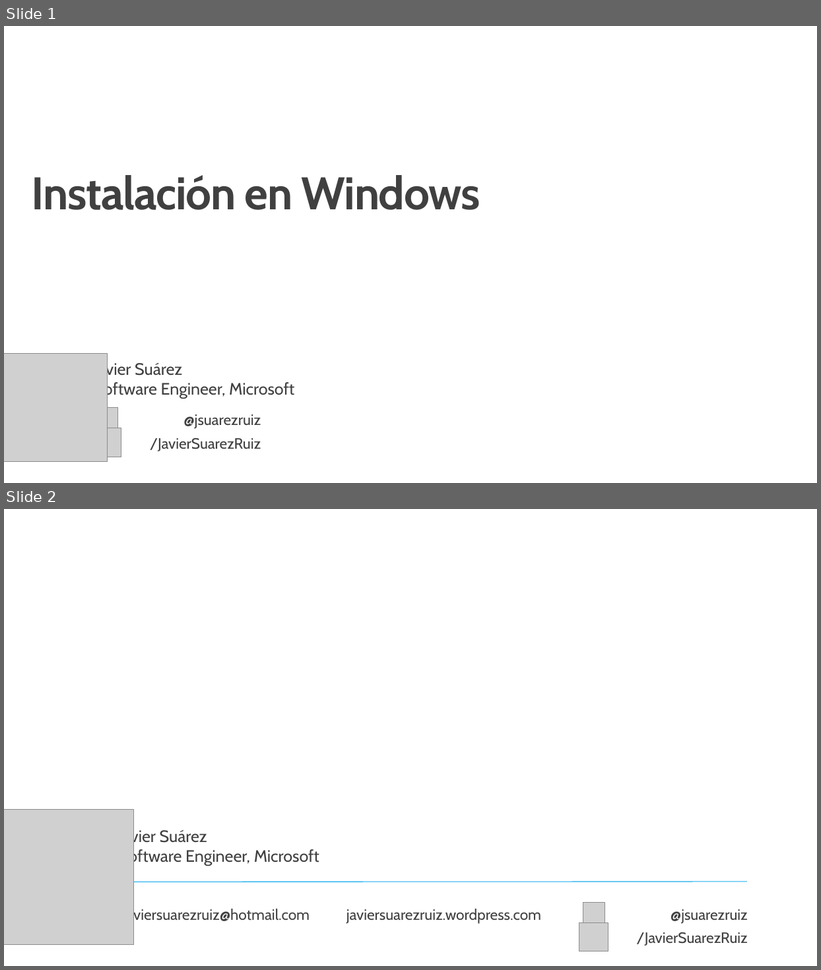
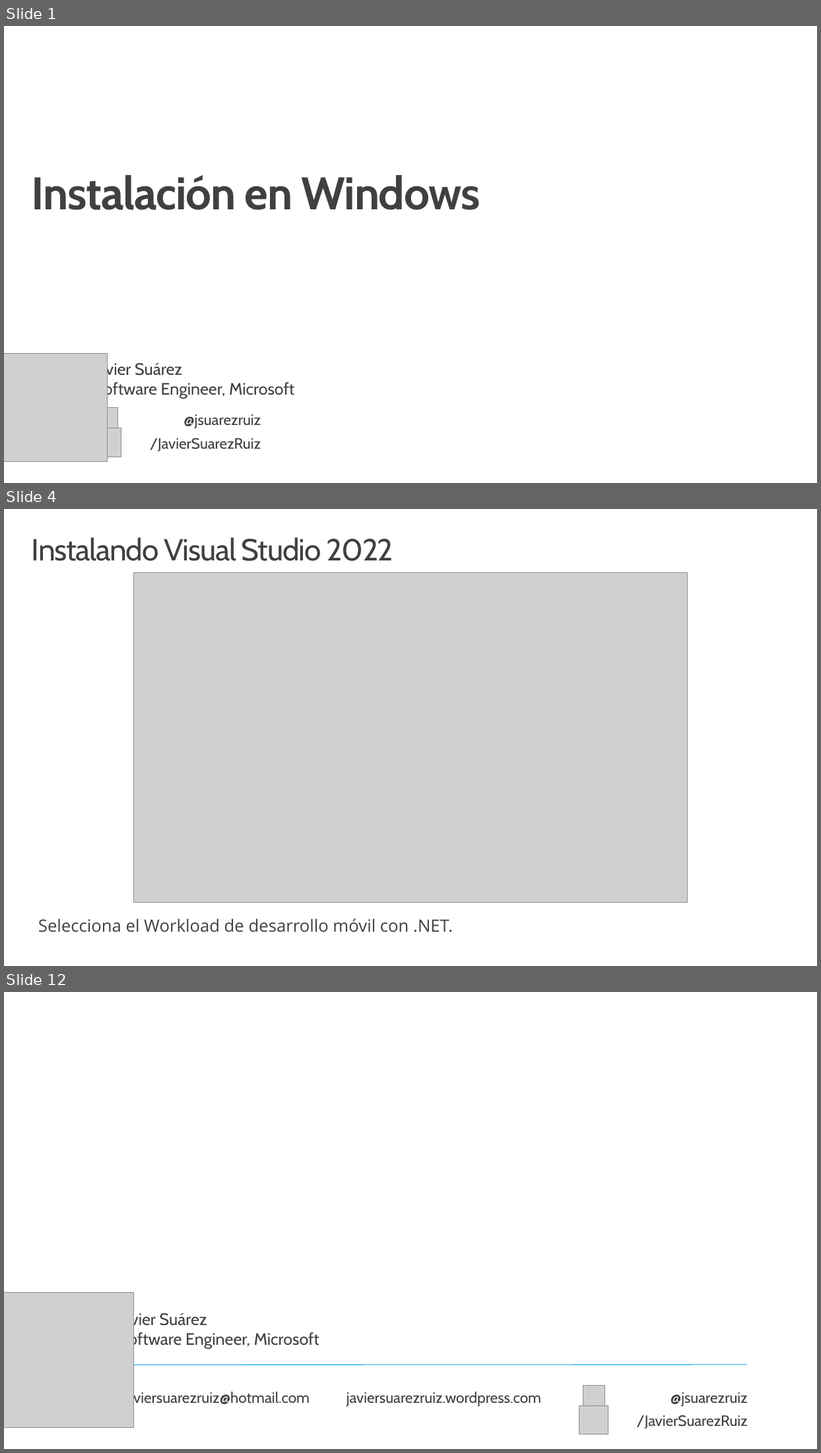
Before and after one commit to jsuarezruiz/taller-dotnet-maui, a slide deck: Bloque 2 - Instalación/Taller5 - Instalación en Windows.pptx. Shown one above the other, each under a label of ours: slides 1 and 2 before the commit, slides 1, 4 and 12 after it; the slides between them are not shown. The pictures are 821x970 and 821x1453 pixels, drawn with LibreOffice and Linux fonts; fonts in the diff are those of the drawing; grey boxes stand for pictures; background and template pictures are left out. Boxes give left, top, right and bottom in pixels: in the first picture for what was removed or moved away, otherwise in the second. Text is boxed around its words. In the diff, an @@ line names an element or a change of style, - is before the commit and + after.

```diff
--- a/Bloque 2 - Instalación/Taller5 - Instalación en Windows.pptx
+++ b/Bloque 2 - Instalación/Taller5 - Instalación en Windows.pptx
@@ slide 4 added at (x1=4, y1=509, x2=817, y2=966), background #FFFFFF @@
@@ title added at (x1=32, y1=537, x2=393, y2=561), 36 pt, text #404040 @@
+Instalando Visual Studio 2022
@@ picture added at (x1=134, y1=573, x2=688, y2=903) @@
@@ text added at (x1=38, y1=919, x2=453, y2=933), 20 pt, text #404040 @@
+Selecciona el Workload de desarrollo móvil con .NET.
@@ what was slide 2 is now slide 12 @@
```
Also in this commit, not shown: 9 other slides added, 1 other file.
